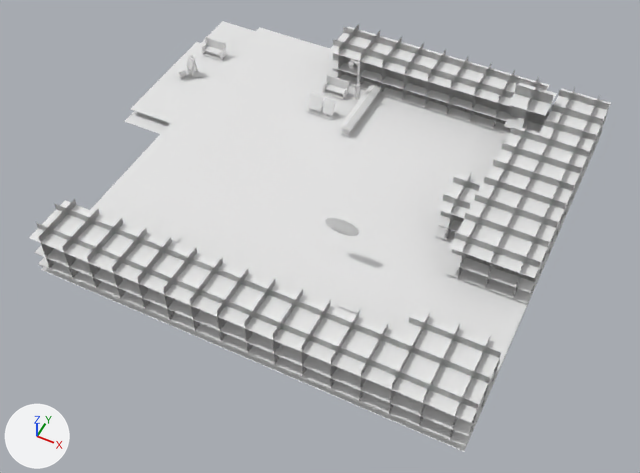
Before and after pictures for a commit that changed the glTF model res/field/maps/models/overworld_2_map20_18/model.glb.
Both versions are drawn from a camera (50 mm lens) standing at (318.0, -692.0, 772.0) and looking at (-4.0, -49.0, -33.0). Every picture has the same lights, and +X, +Y and +Z are marked at lower left. The picture after the commit comes second. Materials are left out; every surface is plain grey. Vertices at exactly the same position are counted once.

Script lines for the objects in view, before the commit:
```python
me_map20_18 = bpy.data.meshes.new('map20_18')
me_map20_18.from_pydata(...)  # 1085 vertices, 1141 faces; spans x -320.0..256.0, y -256.0..256.0, z -9.0..76.0
me_map20_18.materials.append(mat_c2_obj04)
me_map20_18.materials.append(mat_c2_obj07)
me_map20_18.materials.append(mat_c2_road18)
me_map20_18.materials.append(mat_c2_road32)
me_map20_18.materials.append(mat_c2_lamp02)
me_map20_18.materials.append(mat_c2_road09)
me_map20_18.materials.append(mat_c2_obj03)
me_map20_18.materials.append(mat_c2_road04)
me_map20_18.materials.append(mat_c2_road11_2)
me_map20_18.materials.append(mat_c2_road08)
me_map20_18.materials.append(mat_c2_road34)
me_map20_18.materials.append(mat_plant01)
me_map20_18.materials.append(mat_c2_road04_2)
me_map20_18.materials.append(mat_grass01ax)
me_map20_18.materials.append(mat_c2_road11)
me_map20_18.materials.append(mat_h_kage)
me_map20_18.materials.append(mat_michi02b)
me_map20_18.materials.append(mat_c2_obj01)
me_map20_18.materials.append(mat_c2_road35)
me_map20_18.materials.append(mat_c2_obj06)
me_map20_18.materials.append(mat_ki02bx)
me_map20_18.materials.append(mat_ki02c)
me_map20_18.materials.append(mat_ki02dx)
me_map20_18.materials.append(mat_michi02a)
me_map20_18.materials.append(mat_c2_lamp01)
me_map20_18.materials.append(mat_c2_obj05)
me_map20_18.materials.append(mat_c2_obj02)
me_map20_18.materials.append(mat_ki02ax)
ob_map20_18_001 = bpy.data.objects.new('map20_18.001', me_map20_18)
ob_map20_18_001.location = (0.0, 0.0, 0.0)
```
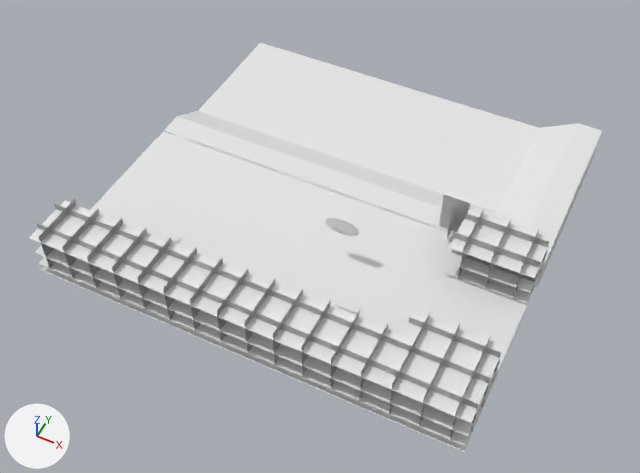
The change in detail:
me_map20_18 is used by ob_map20_18_001; location (0.0, 0.0, 0.0).
me_map20_18 had 1085 vertices, 1141 faces and spanned x -320.0..256.0, y -256.0..256.0, z -9.0..76.0.
me_map20_18 now has 1048 vertices, 1390 faces and spans x -256.0..256.0, y -256.0..256.0, z -41.0..56.0.
me_map20_18 part 1: a new loose piece of 185 vertices spanning x -256.0..192.0, y 64.0..256.0, z -26.0.
me_map20_18 part 2: a new loose piece of 99 vertices spanning x -256.0..256.0, y -32.0..0.0, z -1.0.
me_map20_18 part 3: a new loose piece of 34 vertices spanning x -256.0..256.0, y 0.0..256.0, z -40.0.
me_map20_18 part 4: a new loose piece of 34 vertices spanning x -256.0..256.0, y 0.0..256.0, z -27.0.
me_map20_18 part 5: 65 loose pieces with 487 vertices, spanning x -320.0..256.0, y -16.0..256.0, z -9.0..76.0, are deleted.
me_map20_18 part 6: 1 vertex moved from x -320.0, y 16.0, z 0.0 to x -256.0, y 0.0, z 0.0; 232 vertices removed from x -320.0..256.0, y -180.0..256.0, z -9.0..56.0; 330 vertices added at x -256.0..256.0, y 0.0..256.0, z -41.0..0.0.

Changed parts and their boxes (x1, y1, x2, y2) in the pictures (640 x 473 px; the box of a moved part takes in the faces that stretch with it):
'map20_18.001', reshaped
    before: (29, 21, 611, 452)
    after: (29, 43, 602, 452)
part 1 of me_map20_18, added
    after: (198, 91, 539, 212)
part 2 of me_map20_18, added
    after: (158, 131, 544, 272)
part 3 of me_map20_18, added
    after: (535, 153, 595, 287)
part 4 of me_map20_18, added
    after: (176, 43, 597, 280)
part 5 of me_map20_18, deleted
    before: (125, 21, 610, 232)
part 6 of me_map20_18, moved or reshaped
    before: (131, 27, 611, 312)
    after: (164, 111, 602, 263)
